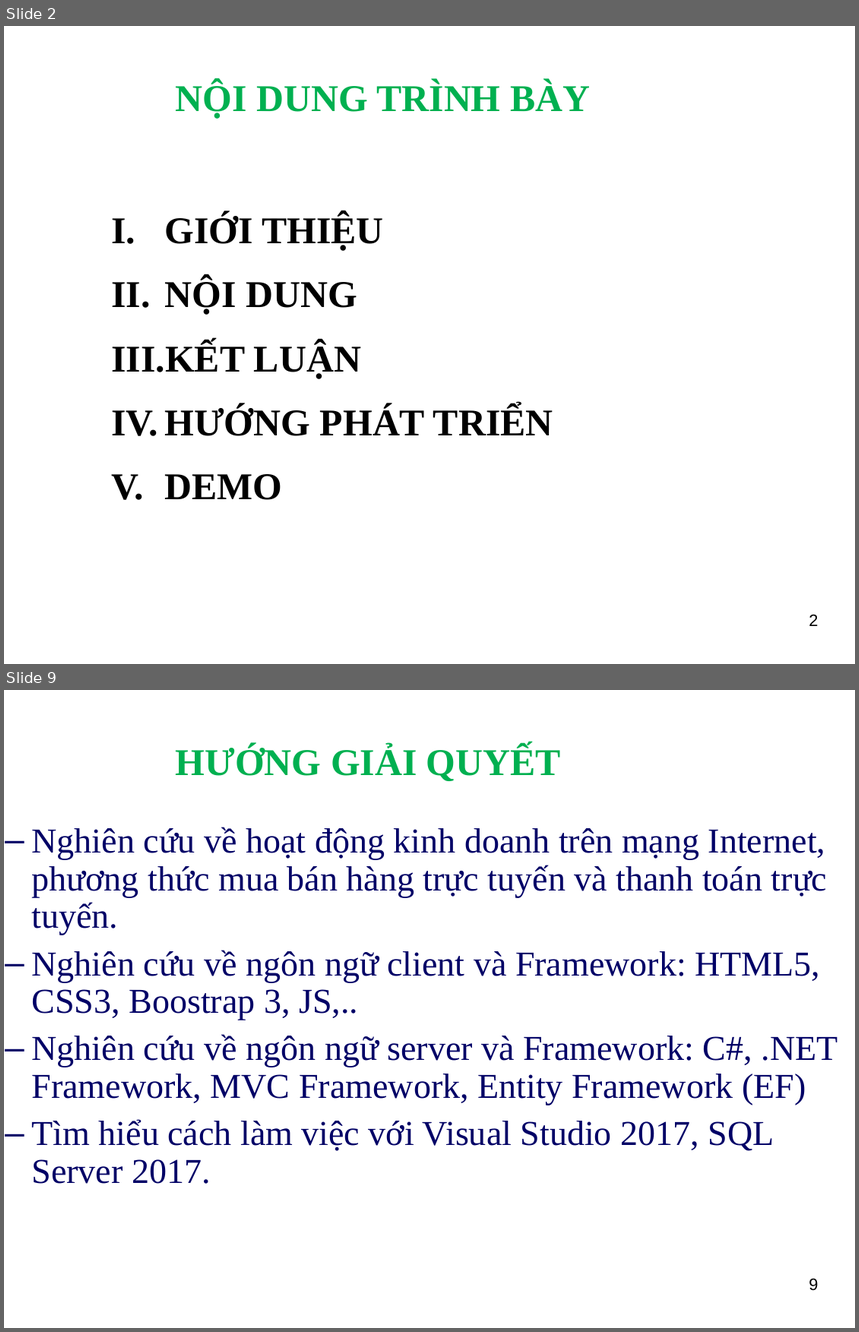
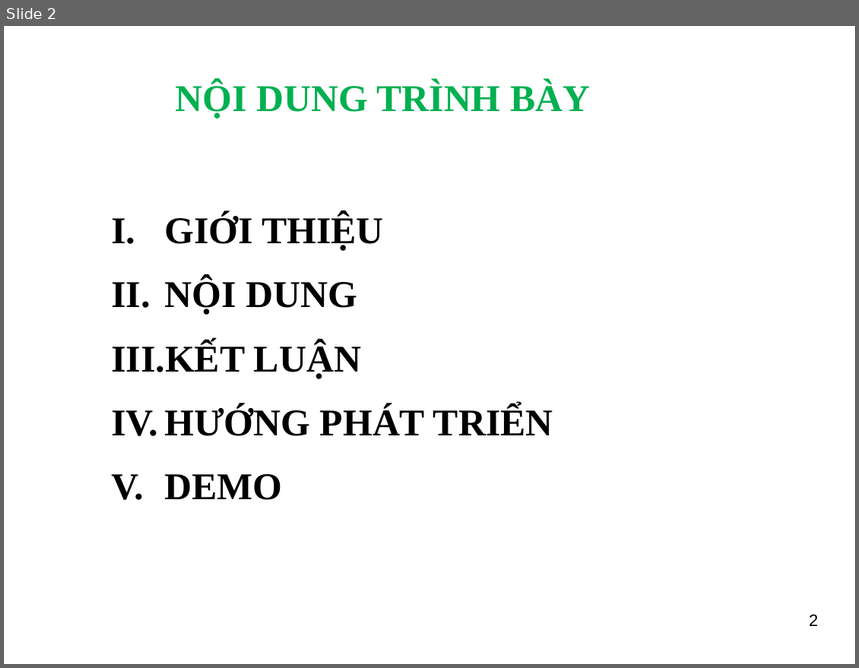
Before and after one commit to ngthuc/graduation-thesis, a slide deck: DOCUMENTS/documentations/Slide_HethongQuanlyProfileVienchucKhoaCNTT-TT_LeNguyenThucB1400731.ppt. Shown one above the other, each under a label of ours: slides 2 and 9 before the commit, slide 2 after it; the slides between them are not shown. The pictures are 859x1332 and 859x668 pixels, drawn with LibreOffice and Linux fonts; fonts in the diff are those of the drawing; background and template pictures are left out. Boxes give left, top, right and bottom in pixels: in the first picture for what was removed or moved away, otherwise in the second. Text is boxed around its words. In the diff, an @@ line names an element or a change of style, - is before the commit and + after.

```diff
--- a/DOCUMENTS/documentations/Slide_HethongQuanlyProfileVienchucKhoaCNTT-TT_LeNguyenThucB1400731.ppt
+++ b/DOCUMENTS/documentations/Slide_HethongQuanlyProfileVienchucKhoaCNTT-TT_LeNguyenThucB1400731.ppt
@@ slide 9 removed at bbox=[4, 690, 855, 1328], background picture (left out) @@
@@ title removed at bbox=[176, 745, 561, 781] @@
-HƯỚNG GIẢI QUYẾT
@@ text removed at bbox=[32, 827, 838, 1184] @@
-  – Nghiên cứu về hoạt động kinh doanh trên mạng Internet, phương thức mua bán hàng trực tuyến và thanh toán trực tuyến.
-  – Nghiên cứu về ngôn ngữ client và Framework: HTML5, CSS3, Boostrap 3, JS,..
-  – Nghiên cứu về ngôn ngữ server và Framework: C#, .NET Framework, MVC Framework, Entity Framework (EF)
-  – Tìm hiểu cách làm việc với Visual Studio 2017, SQL Server 2017.
@@ page number removed at bbox=[809, 1278, 818, 1291] @@
-9
```
Also in this commit, not shown: 8 slides changed, 10 slides added, 6 other slides removed, 2 other files.
